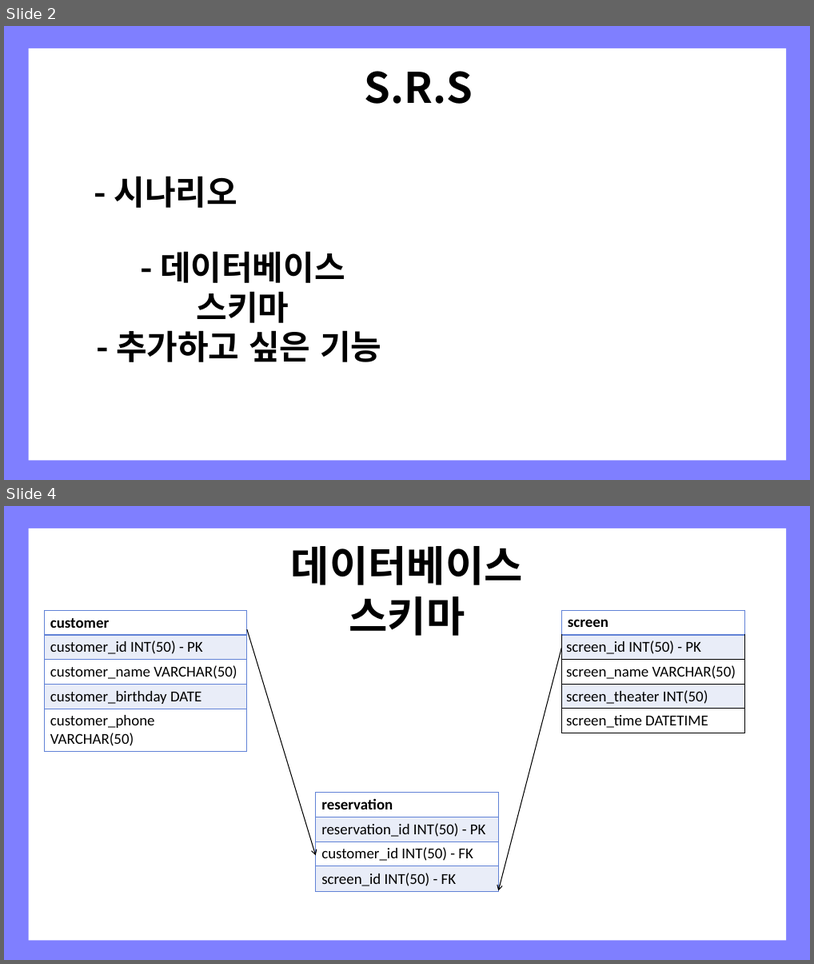
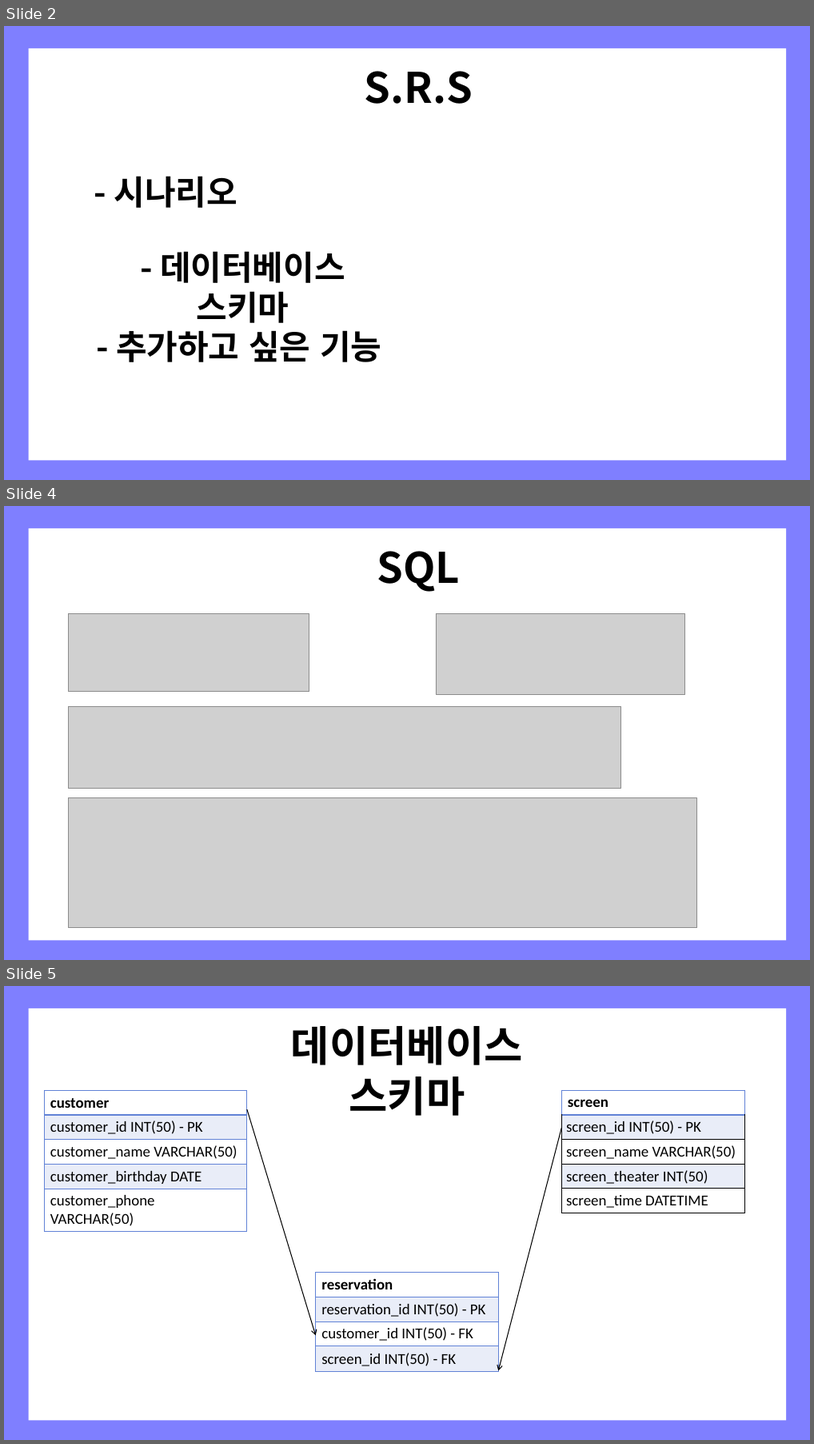
Before and after one commit to KYEONGJUN-LEE/Screen_Reservation_System, a slide deck: 영화 예약 플랫폼.pptx. Shown one above the other, each under a label of ours: slides 2 and 4 before the commit, slides 2, 4 and 5 after it; the slides between them are not shown. The pictures are 814x964 and 814x1444 pixels, drawn with LibreOffice and Linux fonts; fonts in the diff are those of the drawing; grey boxes stand for pictures. Boxes give left, top, right and bottom in pixels: in the first picture for what was removed or moved away, otherwise in the second. Text is boxed around its words. In the diff, an @@ line names an element or a change of style, - is before the commit and + after.

```diff
--- a/영화 예약 플랫폼.pptx
+++ b/영화 예약 플랫폼.pptx
@@ slide 4 added at <box>4,506,810,960</box>, background #FFFFFF @@
@@ rectangle added at <box>4,506,810,960</box>, fill #0000FF at 50% opacity @@
@@ rectangle added at <box>29,528,787,940</box>, fill #FFFFFF @@
@@ text added at <box>377,551,460,592</box>, 50 pt, text #000000, bold @@
+SQL
@@ picture added at <box>68,613,310,691</box> @@
@@ picture added at <box>436,613,685,693</box> @@
@@ picture added at <box>68,706,622,788</box> @@
@@ picture added at <box>68,797,698,928</box> @@
@@ what was slide 4 is now slide 5 @@
```
Also in this commit, not shown: 1 slide changed.
